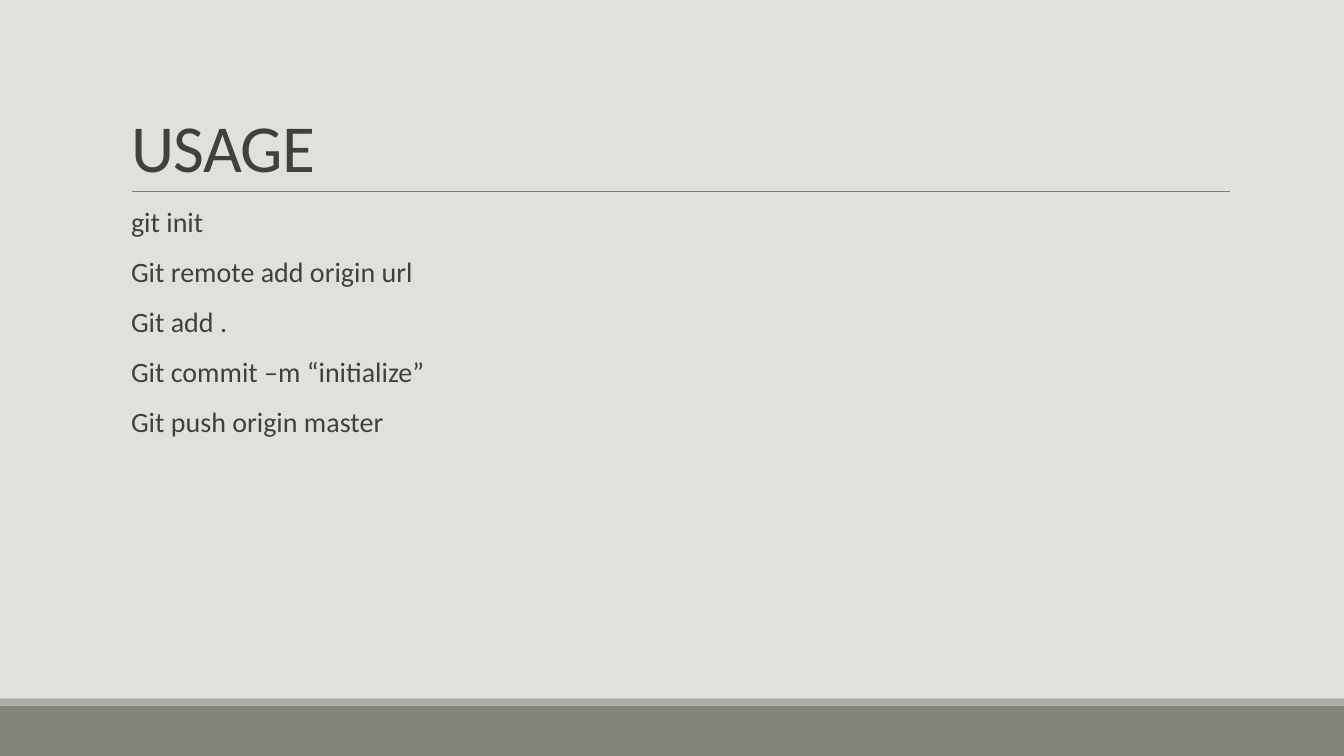
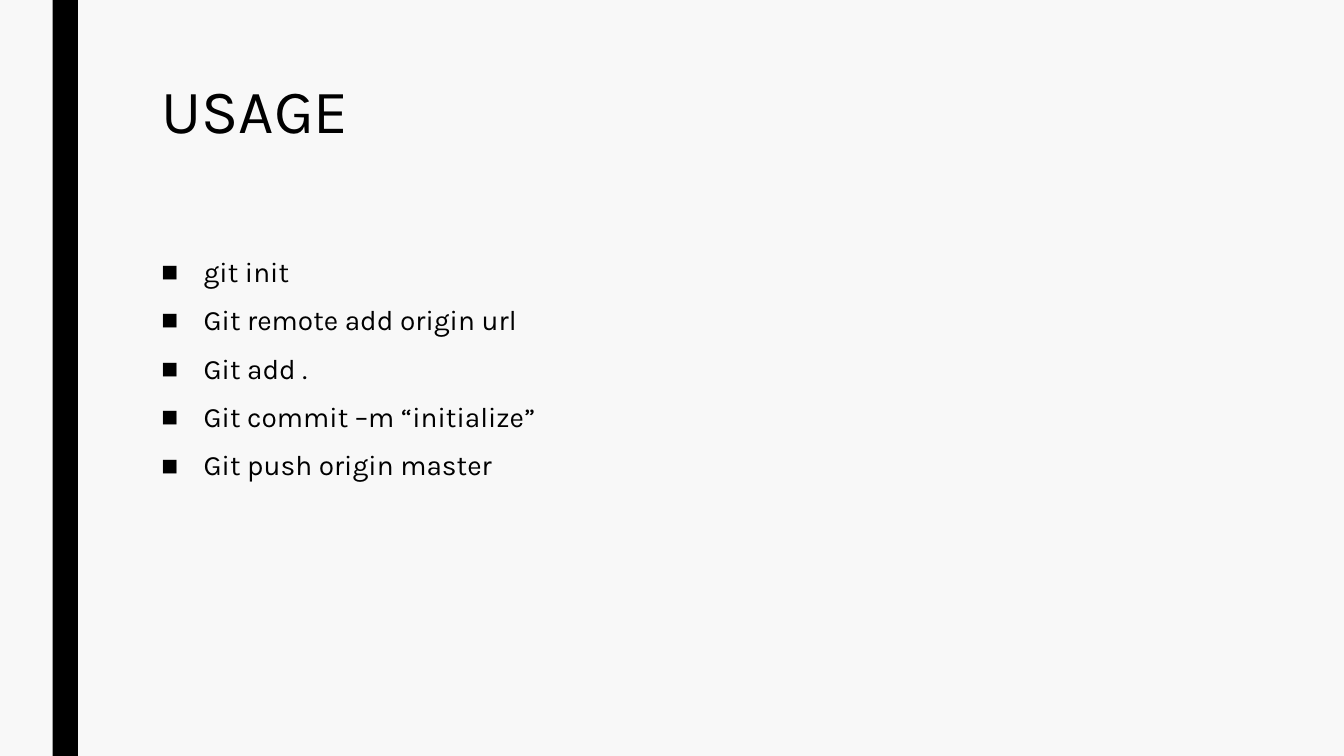
Before and after one commit to annisaaadindra/quotes-web-app, a slide deck: slide 7 of Annisaa Adindra Daulay.pptx. Drawn at 1344x756 pixels with LibreOffice and Linux fonts; fonts in the diff are those of the drawing. Boxes give left, top, right and bottom in pixels: in the first picture for what was removed or moved away, otherwise in the second. Text is boxed around its words. In the diff, an @@ line names an element or a change of style, - is before the commit and + after.

```diff
--- a/Annisaa Adindra Daulay.pptx
+++ b/Annisaa Adindra Daulay.pptx
@@ background #E1E1DB to #F8F8F8 @@
@@ rectangle added at <box>52,0,78,756</box>, fill #000000 @@
@@ title "USAGE": place and size @@
-title "USAGE" at <box>131,128,315,173</box>
+title "USAGE" at <box>161,93,348,134</box>
@@ title "USAGE" at <box>161,93,348,134</box>: size 48 to 44 pt, font Calibri to Karla, text colour #404040 to #000000, letter spacing -0.5 to 0 pt; line spacing 0.85 to 0.89; vertical alignment bottom to top @@
@@ line removed from (132, 192) to (1231, 192) @@
@@ text "git init": place and size @@
-text "git init" at <box>131,213,424,437</box>
+text "git init" at <box>204,262,535,482</box>
@@ text "git init" at <box>204,262,535,482</box>: font Calibri to Karla, text colour #404040 to #000000; bullet   to ■; line spacing 0.9 to 0.94; less space between paragraphs @@
@@ rectangle removed at <box>0,706,1344,756</box> @@
@@ rectangle removed at <box>0,699,1344,706</box> @@
```
Also in this commit, not shown: 7 other slides changed, 1 other file.
